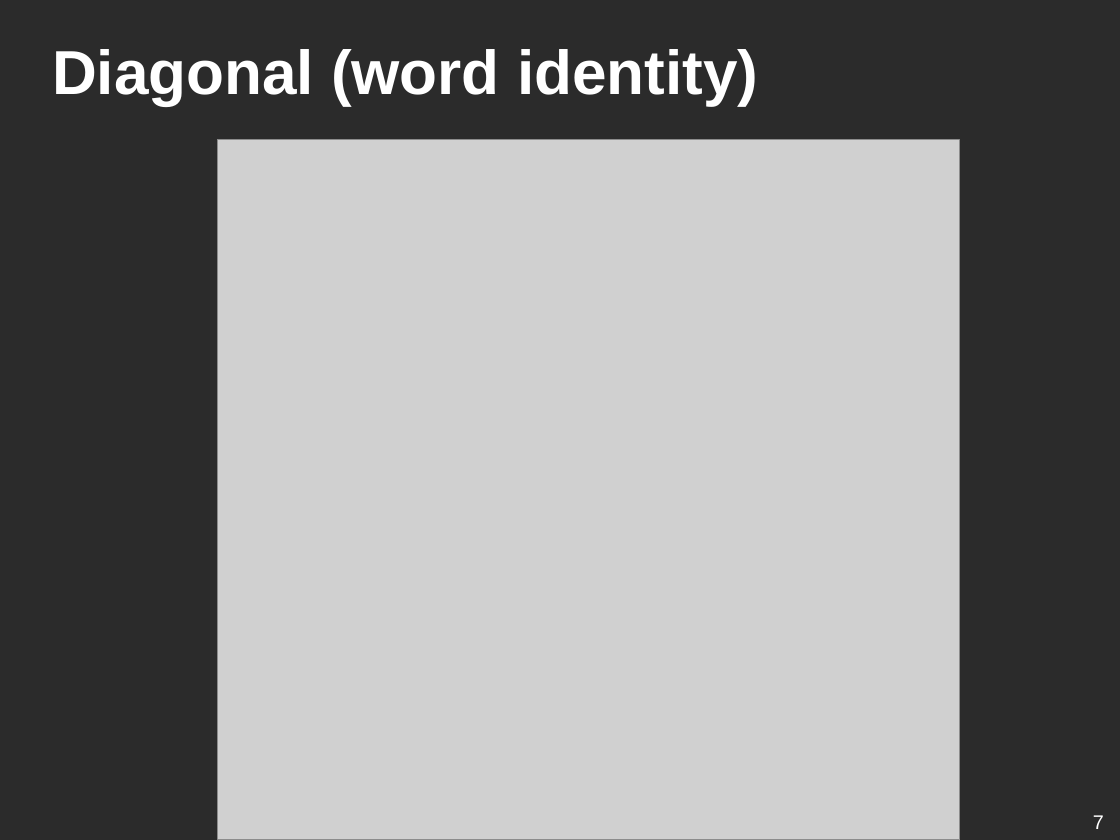
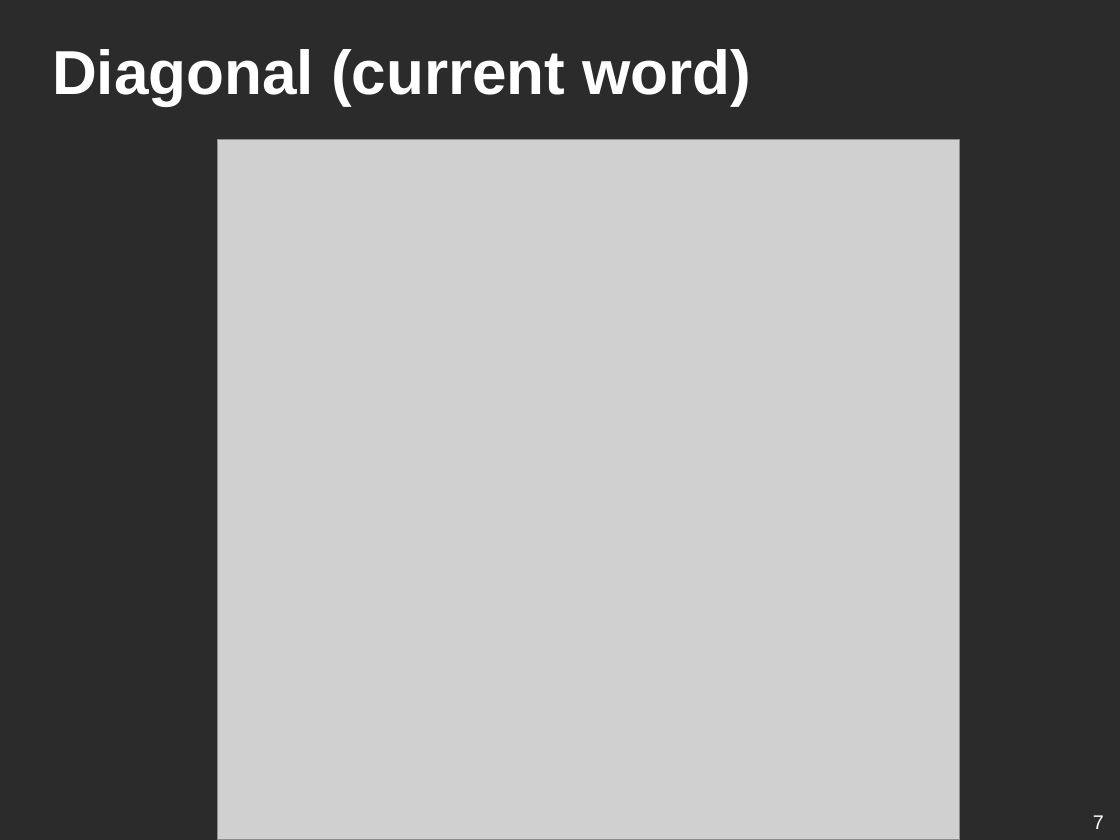
Before and after one commit to ufal/lsd, a slide deck: slide 7 of conferences/2019-blackbox-balustrades/presentation.odp. Drawn at 1120x840 pixels with LibreOffice and Linux fonts; fonts in the diff are those of the drawing; grey boxes stand for pictures; background and template pictures are left out; a plain dark background stands for a picture behind light text. Boxes give left, top, right and bottom in pixels: in the first picture for what was removed or moved away, otherwise in the second. Text is boxed around its words. In the diff, an @@ line names an element or a change of style, - is before the commit and + after.

Commit message:
minor

```diff
--- a/conferences/2019-blackbox-balustrades/presentation.odp
+++ b/conferences/2019-blackbox-balustrades/presentation.odp
@@ title at box(52, 49, 752, 106): text changed @@
-Diagonal (word identity)
+Diagonal (current word)
```
Also in this commit, not shown: 2 other slides changed.
